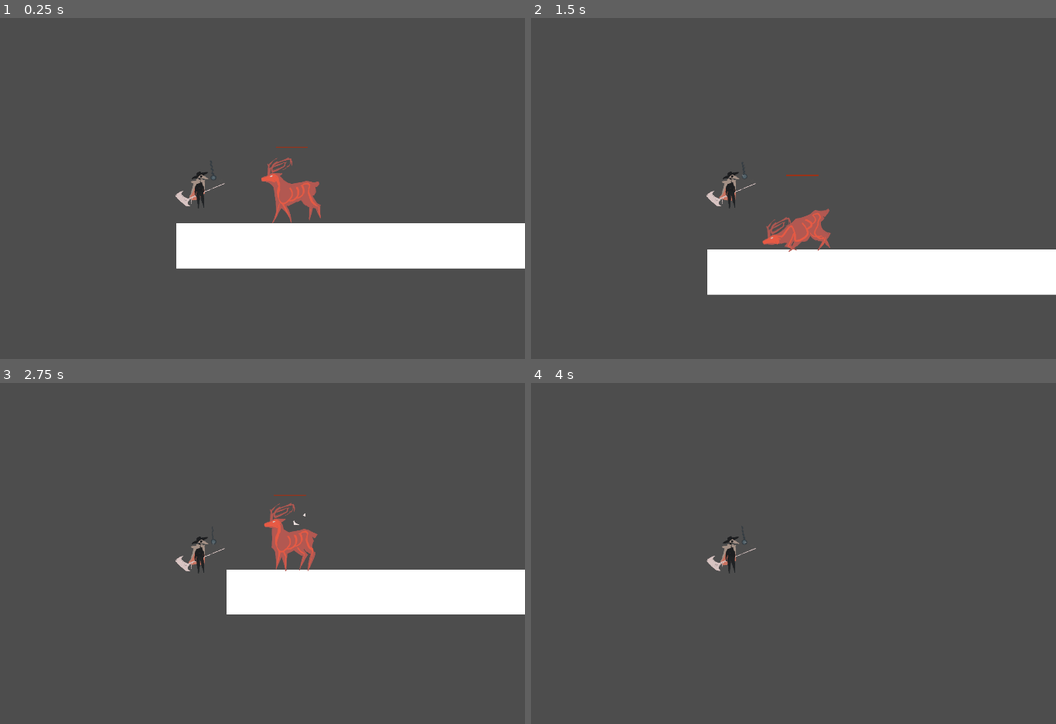
Above: before the commit, frames 1-4 (two rows, left to right).
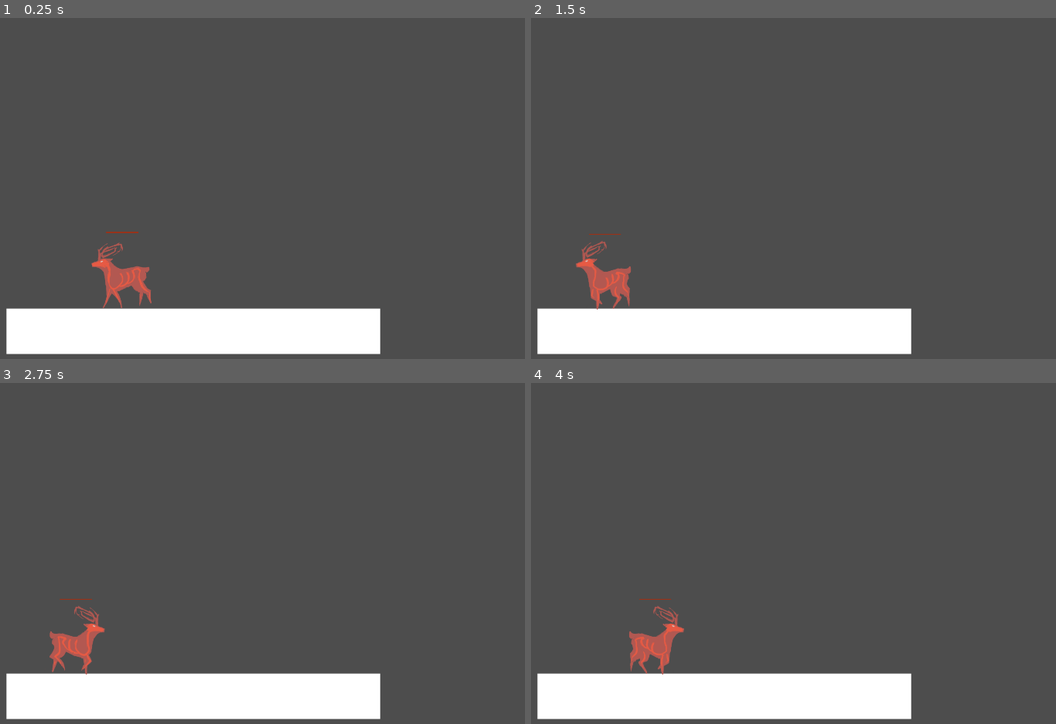
Above: after the commit, the same moments.

Repository: Vulcania/gamepathy2026
Game: Godot game, scene res://level/enemy test level.tscn
Two runs of this game, one before a commit and one after it. Both use one fixed random seed, a clock stepped at 60 frames per second and the inputs below. This scene is started directly instead of the project's main scene.
Inputs:
- Up to frame 1 (0.25 s): no input
- Up to frame 2 (1.5 s): hold Alt (block) 0.53-1.28 s; hold D (move_right) from 0.53 s (still down); tap Space (jump) at 0.77 s; tap S (duck) at 1.35 s
- Up to frame 3 (2.75 s): tap Space (jump) at 1.52 s; release D (move_right) at 2.03 s; hold A (move_left) from 2.03 s (still down); hold Shift (run) from 2.03 s (still down)
- Up to frame 4 (4 s): release A (move_left) at 2.78 s; release Shift (run) at 2.78 s; hold D (move_right) from 2.78 s (still down); tap Alt (block) at 2.85 s; tap Space (jump) at 3.02, 3.77 s; hold S (duck) from 3.53 s (still down)

The runs differ from the first frame. In frame 1, 21% of the frame differs, in the area x 1-100%, y 37-99%; in frame 2, 21%, in the area x 1-100%, y 42-99%; in frame 3, 19%; in frame 4, 11%.

Commit message:
player areas

Diff:
--- a/enemy/paper_clip_deer/paper_clip_deer.gd
+++ b/enemy/paper_clip_deer/paper_clip_deer.gd
@@ -14,8 +14,6 @@
 var hit = false
 var can_attack = true
 var attacking = false
-
-var walk_count = 0
 
 func _ready():
 	health = max_health
@@ -81,13 +79,3 @@
 			can_attack = false
 			await get_tree().create_timer(2).timeout
 			can_attack = true
-
-func increase_walk_count():
-	walk_count += 1
-
-func is_idle():
-	if walk_count == 3:
-		speed = 0
-		$AnimationPlayer.play("Idle")
-		await get_tree().create_timer(2.3).timeout
-		speed = 120
--- a/enemy/paper_clip_deer/paper_clip_deer.tscn
+++ b/enemy/paper_clip_deer/paper_clip_deer.tscn
@@ -195,20 +195,6 @@
 "update": 1,
 "values": [ExtResource("8_tsgjs"), ExtResource("9_5j3qd"), ExtResource("10_ptjkb"), ExtResource("11_f8poy"), ExtResource("12_hfv6u"), ExtResource("13_nu1yx"), ExtResource("14_ba4od"), ExtResource("3_3ut8w"), ExtResource("8_tsgjs")]
 }
-tracks/1/type = "method"
-tracks/1/imported = false
-tracks/1/enabled = true
-tracks/1/path = NodePath(".")
-tracks/1/interp = 1
-tracks/1/loop_wrap = true
-tracks/1/keys = {
-"times": PackedFloat32Array(2.3),
-"transitions": PackedFloat32Array(1),
-"values": [{
-"args": [],
-"method": &"increase_walk_count"
-}]
-}
 
 [sub_resource type="AnimationLibrary" id="AnimationLibrary_up443"]
 _data = {
--- a/level/enemy test level.tscn
+++ b/level/enemy test level.tscn
@@ -1,7 +1,6 @@
 [gd_scene format=3 uid="uid://dl2akcggsov3b"]
 
 [ext_resource type="PackedScene" uid="uid://csu5w0vfgfkjt" path="res://enemy/paper_clip_deer/paper_clip_deer.tscn" id="1_ewf1m"]
-[ext_resource type="PackedScene" uid="uid://dqu1i03enuje5" path="res://player/player.tscn" id="2_e5fnx"]
 
 [sub_resource type="RectangleShape2D" id="RectangleShape2D_7tb46"]
 size = Vector2(1163, 132)
@@ -22,8 +21,3 @@
 
 [node name="PaperClipDeer" parent="Platform" unique_id=1517736822 instance=ExtResource("1_ewf1m")]
 position = Vector2(333, -134)
-
-[node name="Player" parent="." unique_id=1980571954 instance=ExtResource("2_e5fnx")]
-position = Vector2(433, 766)
-
-[node name="Camera2D" type="Camera2D" parent="Player" unique_id=1897090758]
--- a/player/player.tscn
+++ b/player/player.tscn
@@ -67,6 +67,18 @@
 "update": 1,
 "values": [ExtResource("2_8pxes"), ExtResource("3_fmu53"), ExtResource("4_w7j2h"), ExtResource("5_n0b8q"), ExtResource( …(283 unchanged characters)…
 }
+tracks/1/type = "value"
+tracks/1/imported = false
+tracks/1/enabled = true
+tracks/1/path = NodePath("AttackArea:visible")
+tracks/1/interp = 1
+tracks/1/loop_wrap = true
+tracks/1/keys = {
+"times": PackedFloat32Array(0.23333333, 1.2),
+"transitions": PackedFloat32Array(1, 1),
+"update": 1,
+"values": [true, false]
+}
 
 [sub_resource type="Animation" id="Animation_nj2w7"]
 length = 1.5333333
@@ -128,6 +140,18 @@
 "transitions": PackedFloat32Array(1),
 "update": 1,
 "values": [null]
+}
+tracks/1/type = "value"
+tracks/1/imported = false
+tracks/1/enabled = true
+tracks/1/path = NodePath("AttackArea:visible")
+tracks/1/interp = 1
+tracks/1/loop_wrap = true
+tracks/1/keys = {
+"times": PackedFloat32Array(0),
+"transitions": PackedFloat32Array(1),
+"update": 1,
+"values": [true]
 }
 
 [sub_resource type="Animation" id="Animation_wsa1w"]
@@ -191,6 +215,14 @@
 [sub_resource type="RectangleShape2D" id="RectangleShape2D_8pxes"]
 size = Vector2(22, 109)
 
+[sub_resource type="CapsuleShape2D" id="CapsuleShape2D_fmu53"]
+radius = 14.0
+height = 116.0
+
+[sub_resource type="CapsuleShape2D" id="CapsuleShape2D_8pxes"]
+radius = 90.0
+height = 290.0
+
 [sub_resource type="CircleShape2D" id="CircleShape2D_8pxes"]
 radius = 86.0
 
@@ -217,13 +249,18 @@
 [node name="HitBox" type="Area2D" parent="." unique_id=1143861468]
 
 [node name="CollisionShape2D" type="CollisionShape2D" parent="HitBox" unique_id=2060181973]
+position = Vector2(-49, -1)
+shape = SubResource("CapsuleShape2D_fmu53")
 
 [node name="AttackArea" type="Area2D" parent="." unique_id=825963861]
 
 [node name="CollisionShape2D" type="CollisionShape2D" parent="AttackArea" unique_id=1701210703]
+position = Vector2(6, -16)
+rotation = 1.5707964
+shape = SubResource("CapsuleShape2D_8pxes")
 
 [node name="MonitorArea" type="Area2D" parent="." unique_id=1363402120]
 
 [node name="CollisionShape2D" type="CollisionShape2D" parent="MonitorArea" unique_id=50398872]
-position = Vector2(-52, -14)
+position = Vector2(-50, -16)
 shape = SubResource("CircleShape2D_8pxes")
